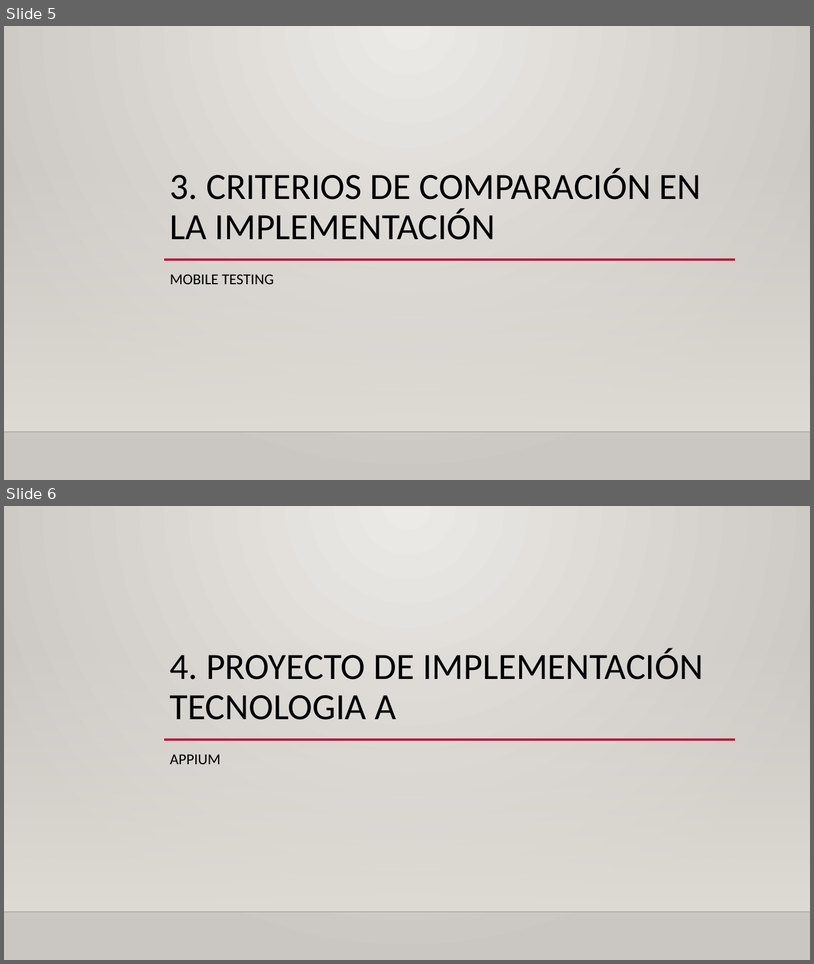
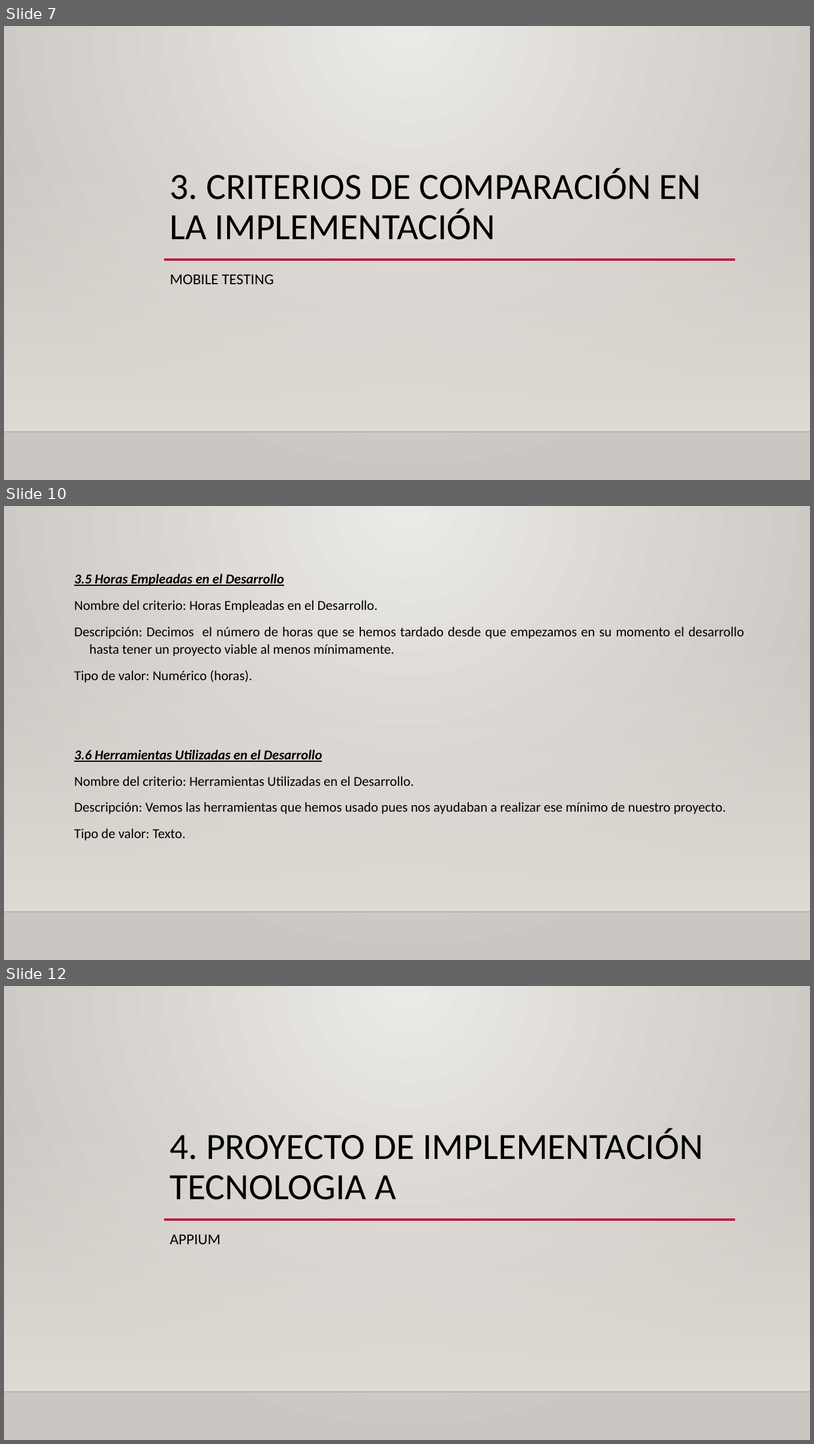
Before and after one commit to Amir95sb/TG3, a slide deck: TG3_final.pptx. Shown one above the other, each under a label of ours: slides 5 and 6 before the commit, slides 7, 10 and 12 after it; the slides between them are not shown. The pictures are 814x964 and 814x1444 pixels, drawn with LibreOffice and Linux fonts; fonts in the diff are those of the drawing; background and template pictures are left out. Boxes give left, top, right and bottom in pixels: in the first picture for what was removed or moved away, otherwise in the second. Text is boxed around its words. In the diff, an @@ line names an element or a change of style, - is before the commit and + after.

```diff
--- a/TG3_final.pptx
+++ b/TG3_final.pptx
@@ slide 10 added at <box>4,506,810,960</box>, background gradient #ECEAE7 to #CAC7C1; not listed: 2 template elements that a slide beside it also shows @@
@@ text added at <box>74,574,744,840</box>, 16.1 pt, text #000000 @@
+3.5 Horas Empleadas en el Desarrollo
+Nombre del criterio: Horas Empleadas en el Desarrollo.
+Descripción: Decimos el número de horas que se hemos tardado desde que empezamos en su momento el desarrollo hasta tener un proyecto viable al menos mínimamente.
+Tipo de valor: Numérico (horas).
+3.6 Herramientas Utilizadas en el Desarrollo
+Nombre del criterio: Herramientas Utilizadas en el Desarrollo.
+Descripción: Vemos las herramientas que hemos usado pues nos ayudaban a realizar ese mínimo de nuestro proyecto.
+Tipo de valor: Texto.
@@ what was slide 5 is now slide 7 @@
@@ what was slide 6 is now slide 12 @@
```
Also in this commit, not shown: 5 other slides added.
